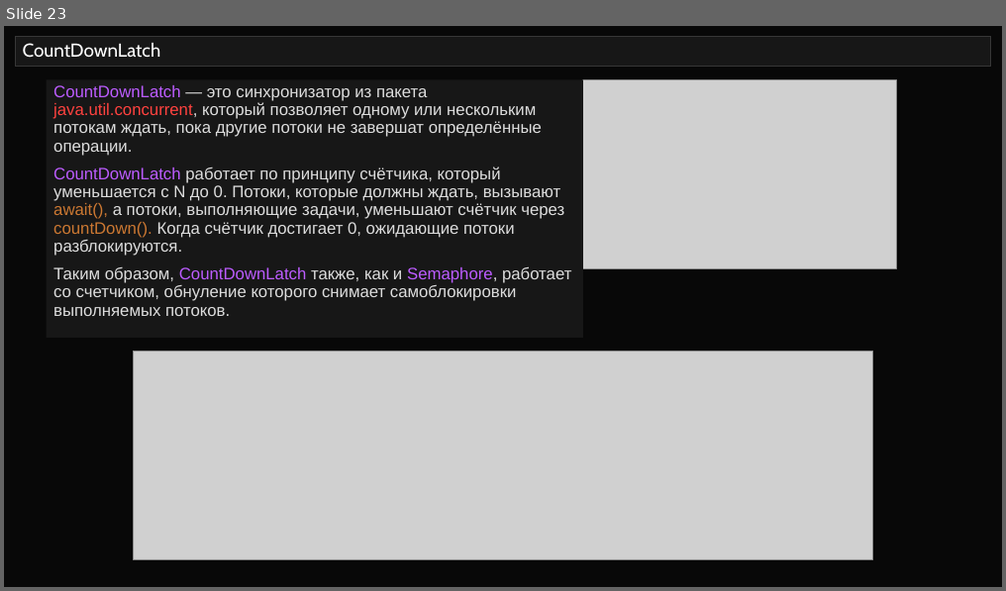
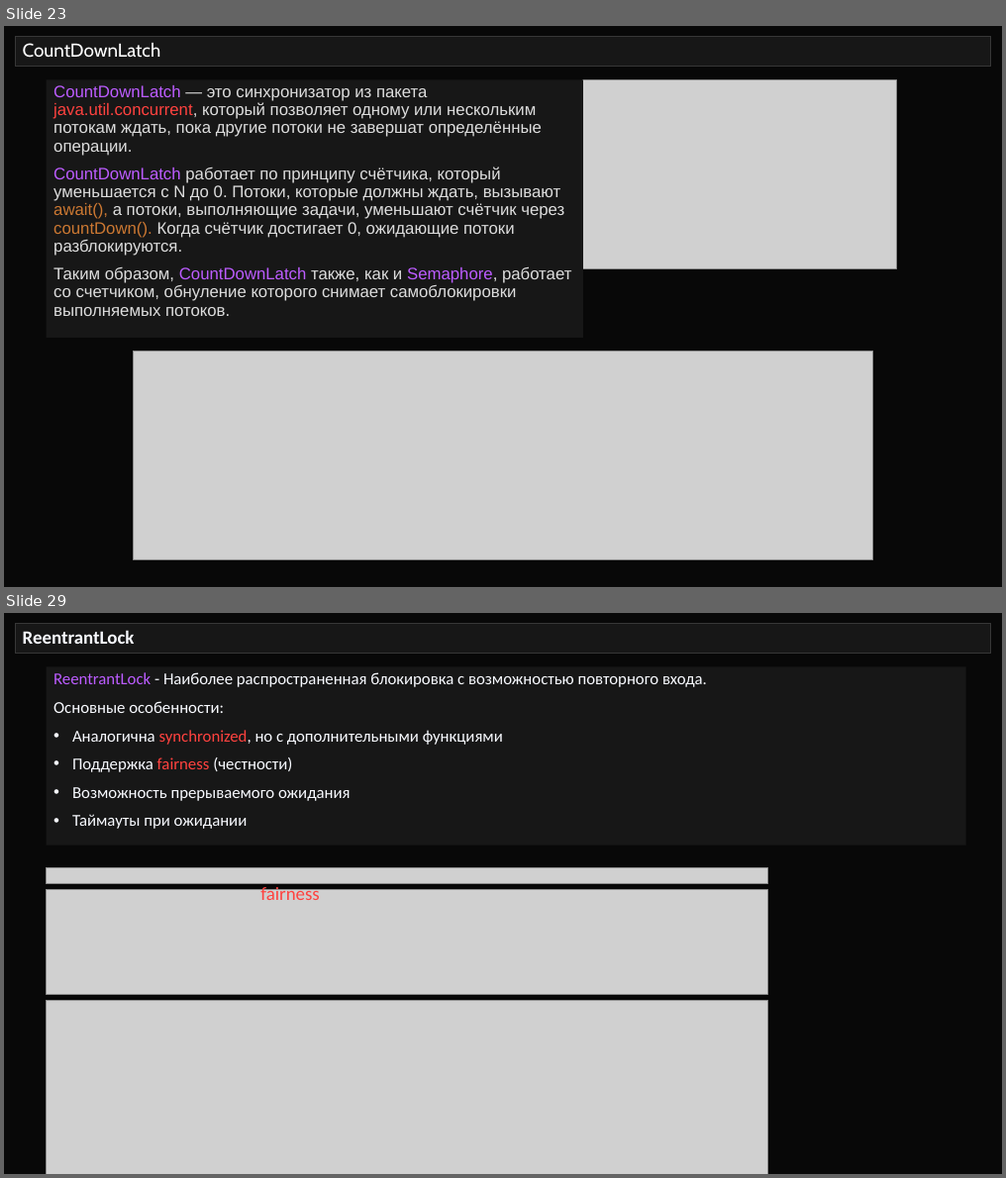
Before and after one commit to semusv/SIB_Concurrent, a slide deck: Concurrent_v1.pptx. Shown one above the other, each under a label of ours: slide 23 before the commit, slides 23 and 29 after it; the slides between them are not shown. The pictures are 1006x591 and 1006x1178 pixels, drawn with LibreOffice and Linux fonts; fonts in the diff are those of the drawing; grey boxes stand for pictures. Boxes give left, top, right and bottom in pixels: in the first picture for what was removed or moved away, otherwise in the second. Text is boxed around its words. In the diff, an @@ line names an element or a change of style, - is before the commit and + after.

Commit message:
синхронизаторы + LOCK

```diff
--- a/Concurrent_v1.pptx
+++ b/Concurrent_v1.pptx
@@ slide 29 added at box(4, 613, 1002, 1174), background #080808 @@
@@ title added at box(15, 624, 991, 654), fill #171717, outline #373737 0.75 pt, 18 pt, text #F8FAFF, bold @@
+ReentrantLock
@@ rectangle added at box(46, 666, 966, 845), fill #171717, 16 pt, text #F8FAFF @@
+ReentrantLock - Наиболее распространенная блокировка с возможностью повторного входа.
+Основные особенности:
+• Аналогична synchronized, но с дополнительными функциями
+• Поддержка fairness (честности)
+• Возможность прерываемого ожидания
+• Таймауты при ожидании
@@ picture added at box(46, 867, 767, 884) @@
@@ picture added at box(46, 890, 767, 995) @@
@@ text added at box(260, 885, 319, 900), 18 pt, text #FF423F @@
+fairness
@@ picture added at box(46, 1000, 767, 1174) @@
```
Also in this commit, not shown: 1 slide changed, 6 other slides added, 2 slides removed, 4 other files.
